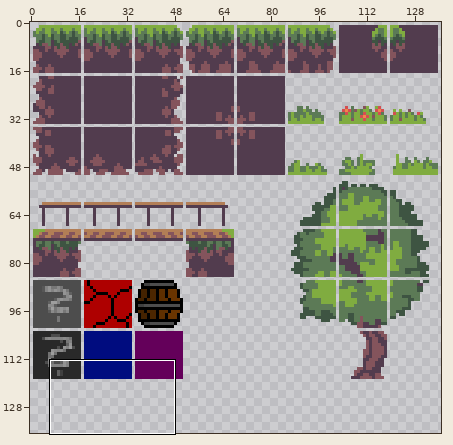
Two states of a sprite sheet, android/assets/maps/tileset.png. Above: a wide view before the commit, with the close-up outlined.
Close-up. First the earlier version:
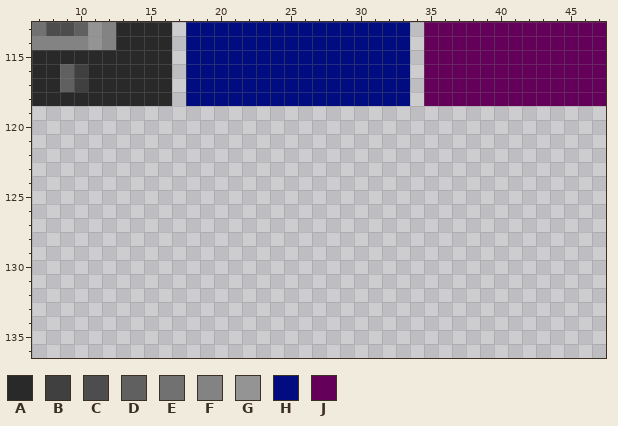
The file is 137x137 pixels. Colours within 5 levels of each other are drawn and written as one. Shown: x 7..47, y 113..136.
Palette (. is transparent): A #292929  B #404040  C #4d4d4d  D #606060  E #717171  F #838383  G #949494  H #000c7f  J #64005a
Pixels before, first column x 7:
113 ECCDGFAAAA.HHHHHHHHHHHHHHHH.JJJJJJJJJJJJJ
114 FFFFGFAAAA.HHHHHHHHHHHHHHHH.JJJJJJJJJJJJJ
115 AAAAAAAAAA.HHHHHHHHHHHHHHHH.JJJJJJJJJJJJJ
116 AADBAAAAAA.HHHHHHHHHHHHHHHH.JJJJJJJJJJJJJ
117 AADBAAAAAA.HHHHHHHHHHHHHHHH.JJJJJJJJJJJJJ
118 AAAAAAAAAA.HHHHHHHHHHHHHHHH.JJJJJJJJJJJJJ
Now the later version:
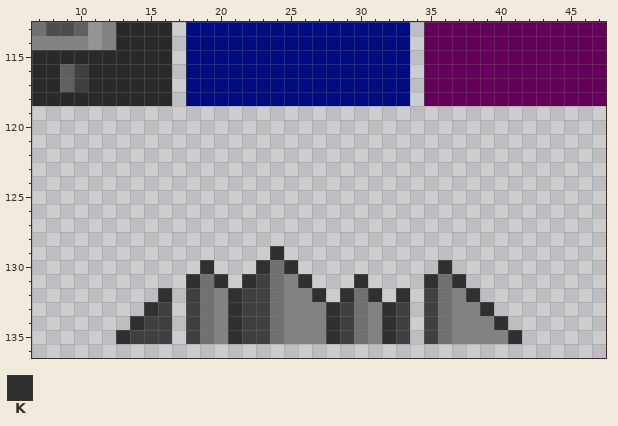
Colours new in this view: K #303030
Difference:
The edit adds colour B in row 131 at x 23; in row 132 at x 18, 22 to 23 and 35; in row 133 at x 16, 18, 22 to 23, 29, 33 and 35; in row 134 at x 15 to 16, 18, 22 to 23, 29, 33 and 35; in row 135 at x 14 to 16, 18, 22 to 23, 29, 33 and 35.
The edit adds colour E in row 130 at x 24; in row 131 at x 19, 24 and 36; in rows 132 to 135 at x 19, 24, 30 and 36.
The edit adds colour F in row 131 at x 25; in row 132 at x 20, 25 to 26 and 37; in row 133 at x 20, 25 to 27, 31 and 37 to 38; in row 134 at x 20, 25 to 27, 31 and 37 to 39; in row 135 at x 20, 25 to 27, 31 and 37 to 40.
The edit adds colour K in row 129 at x 24; in row 130 at x 19, 23, 25 and 36; in row 131 at x 18, 20, 22, 26, 30, 35 and 37; in row 132 at x 16, 21, 27, 29, 31, 33 and 38; in row 133 at x 15, 21, 28, 32 and 39; in row 134 at x 14, 21, 28, 32 and 40.
The edit adds colour K in row 135 at x 13, 21, 28, 32 and 41.
Boxes around the changes in both close-ups, in picture pixels (x1, y1, x2, y2):
added: (116, 246, 522, 344)
